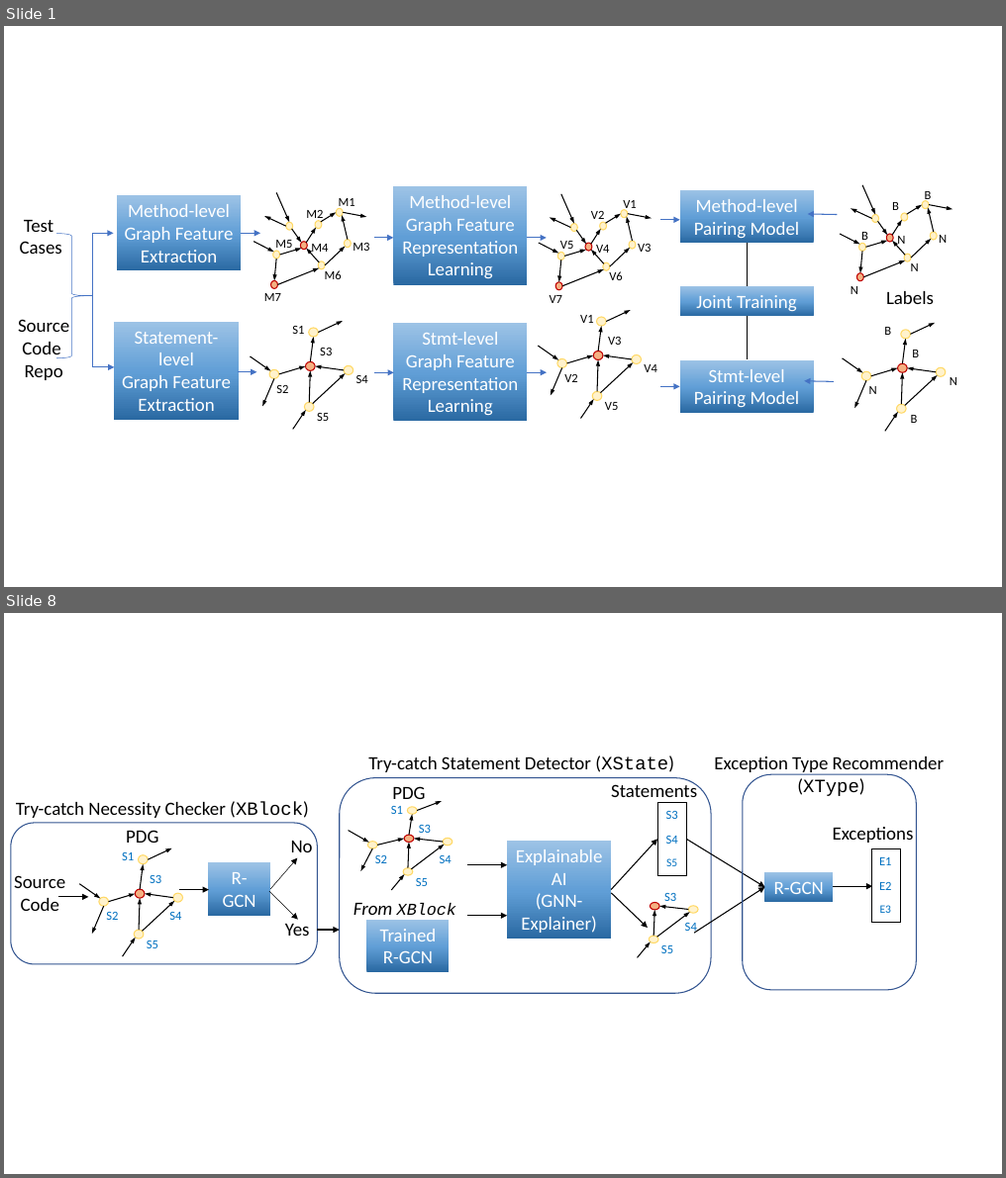
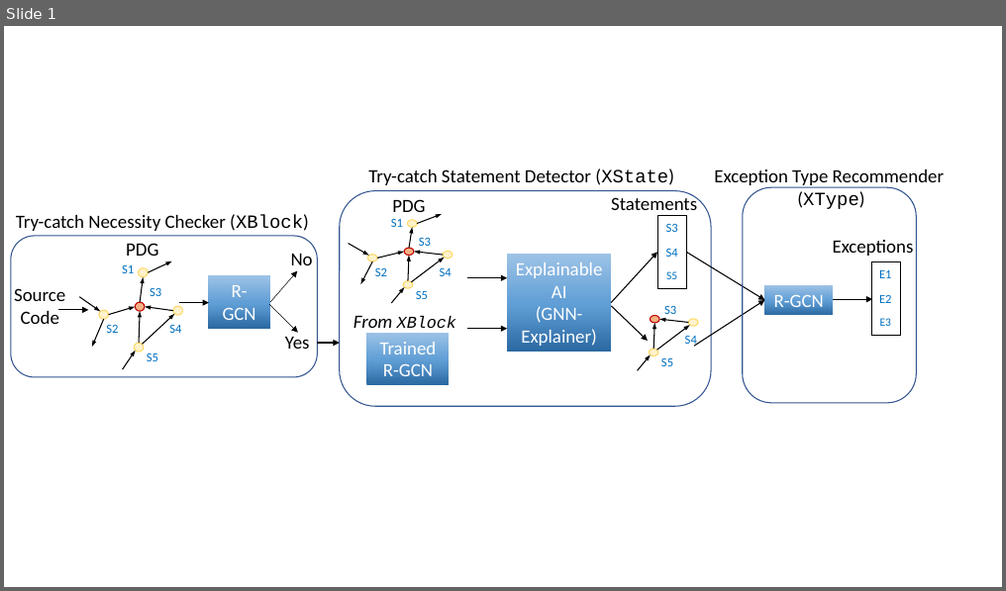
Before and after one commit to tien-n-nguyen/exception, a slide deck: figures.pptx. Shown one above the other, each under a label of ours: slides 1 and 8 before the commit, slide 1 after it; the slides between them are not shown. The pictures are 1006x1178 and 1006x591 pixels, drawn with LibreOffice and Linux fonts; fonts in the diff are those of the drawing. Boxes give left, top, right and bottom in pixels: in the first picture for what was removed or moved away, otherwise in the second. Text is boxed around its words. In the diff, an @@ line names an element or a change of style, - is before the commit and + after.

```diff
--- a/figures.pptx
+++ b/figures.pptx
@@ slide 1 removed at (x1=4, y1=26, x2=1002, y2=587), background #FFFFFF @@
@@ rectangle removed at (x1=116, y1=195, x2=241, y2=271) @@
-Method-level
-Graph Feature Extraction
@@ rectangle removed at (x1=393, y1=187, x2=527, y2=285) @@
-Method-level
-Graph Feature Representation Learning
@@ rectangle removed at (x1=680, y1=190, x2=813, y2=243) @@
-Method-level
-Pairing Model
@@ text removed at (x1=20, y1=220, x2=62, y2=254) @@
-Test
-Cases
@@ right brace removed at (x1=56, y1=233, x2=86, y2=359) @@
@@ elbow arrow removed from (82, 295) to (113, 233) @@
@@ arrow removed from (242, 233) to (260, 233) @@
@@ arrow removed from (660, 220) to (680, 220) @@
@@ arrow removed from (838, 215) to (808, 214) @@
@@ arrow removed from (374, 238) to (393, 238) @@
@@ arrow removed from (528, 238) to (547, 238) @@
@@ line removed from (746, 243) to (746, 285) @@
@@ rectangle removed at (x1=680, y1=285, x2=813, y2=316) @@
-Joint Training
@@ group removed at (x1=841, y1=185, x2=952, y2=294): 13 arrows, 8 ellipses, 7 texts @@
-N
-B
-N
-N
-B
-B
-N
@@ text removed at (x1=886, y1=291, x2=934, y2=304) @@
-Labels
@@ text removed at (x1=18, y1=319, x2=69, y2=380) @@
-Source
-Code
-Repo
@@ elbow arrow removed from (92, 293) to (114, 368) @@
@@ rectangle removed at (x1=114, y1=322, x2=239, y2=420) @@
-Statement-level
-Graph Feature Extraction
@@ group removed at (x1=254, y1=193, x2=369, y2=301): 13 arrows, 8 ellipses, 7 texts @@
-M4
-M2
-M3
-M6
-M5
-M1
-M7
@@ group removed at (x1=539, y1=194, x2=651, y2=303): 13 arrows, 8 ellipses, 7 texts @@
-V4
-V2
-V3
-V6
-V5
-V1
-V7
@@ line removed from (747, 316) to (747, 360) @@
@@ rectangle removed at (x1=393, y1=323, x2=527, y2=421) @@
-Stmt-level
-Graph Feature Representation Learning
@@ arrow removed from (238, 372) to (257, 372) @@
@@ arrow removed from (374, 372) to (394, 372) @@
@@ arrow removed from (528, 372) to (547, 372) @@
@@ rectangle removed at (x1=680, y1=361, x2=813, y2=414) @@
-Stmt-level
-Pairing Model
@@ arrow removed from (834, 381) to (804, 381) @@
@@ group removed at (x1=538, y1=310, x2=657, y2=418): 9 arrows, 5 ellipses, 5 texts @@
-V1
-V2
-V3
-V4
-V5
@@ arrow removed from (660, 386) to (680, 386) @@
@@ group removed at (x1=251, y1=321, x2=368, y2=430): 9 arrows, 5 ellipses, 5 texts @@
-S1
-S2
-S3
-S4
-S5
@@ group removed at (x1=843, y1=323, x2=957, y2=431): 9 arrows, 5 ellipses, 5 texts @@
-B
-N
-B
-N
-B
@@ what was slide 8 is now slide 1 @@
```
Also in this commit, not shown: 1 slide added, 6 other slides removed, 6 other files.
